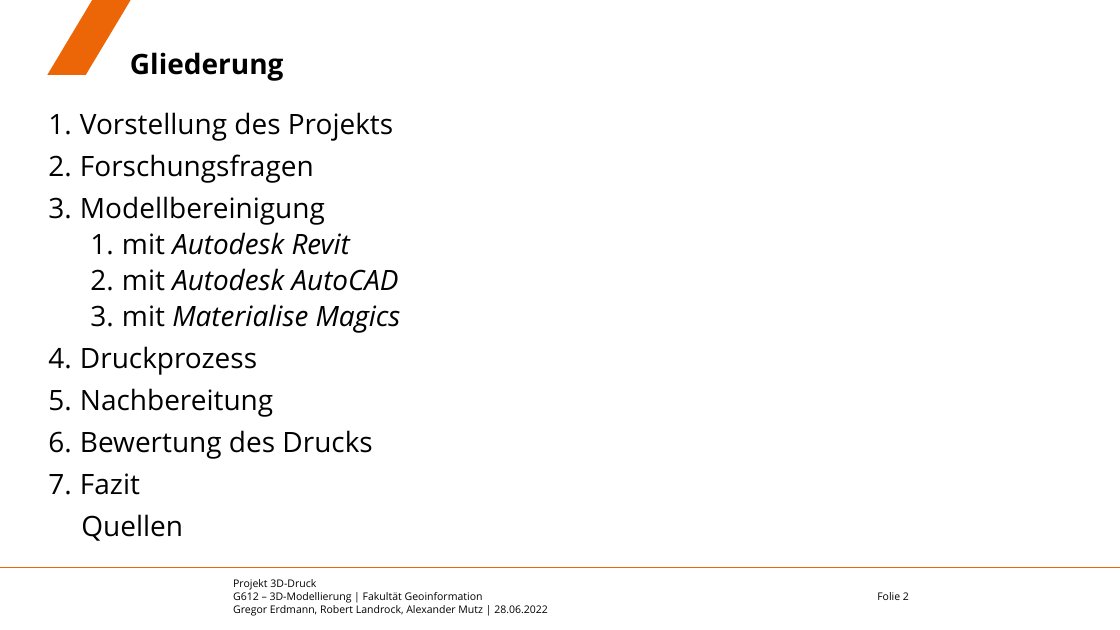
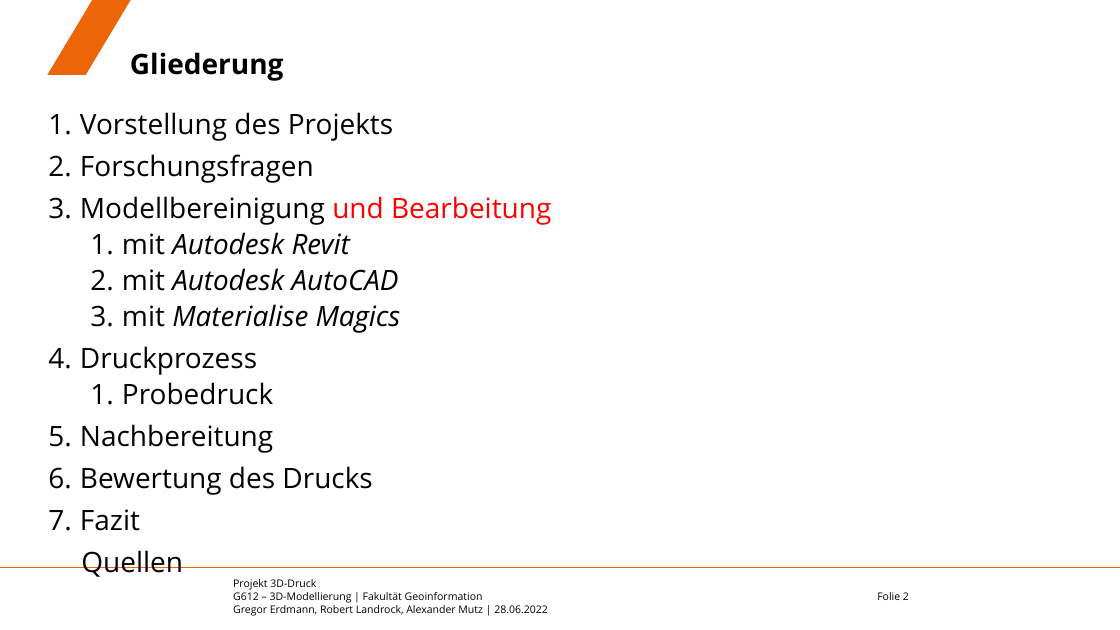
Before and after one commit to eamutz/LGS_print, a slide deck: slide 2 of Endvortrag.pptx. Drawn at 1120x630 pixels with LibreOffice and Linux fonts; fonts in the diff are those of the drawing; background and template pictures are left out. Boxes give left, top, right and bottom in pixels: in the first picture for what was removed or moved away, otherwise in the second. Text is boxed around its words. In the diff, an @@ line names an element or a change of style, - is before the commit and + after.

```diff
--- a/Endvortrag.pptx
+++ b/Endvortrag.pptx
@@ text at (80,196,551,225): text changed @@
-3. Modellbereinigung
+3. Modellbereinigung und Bearbeitung
@@ text at (122,382,273,405): paragraph added @@
+  1. Probedruck
```
Also in this commit, not shown: 7 other slides changed, 2 slides added, 1 other file.
